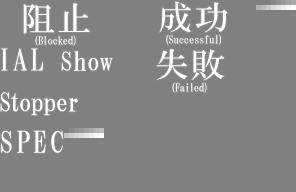
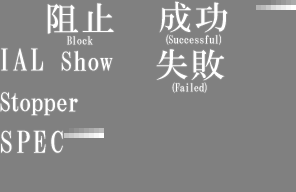
Revision of a layered 296px x 192px image; what changed, layer by layer:
renamed "阻止 (Blocked)" to "阻止 Block", painted on it over [23,3,114,46]
